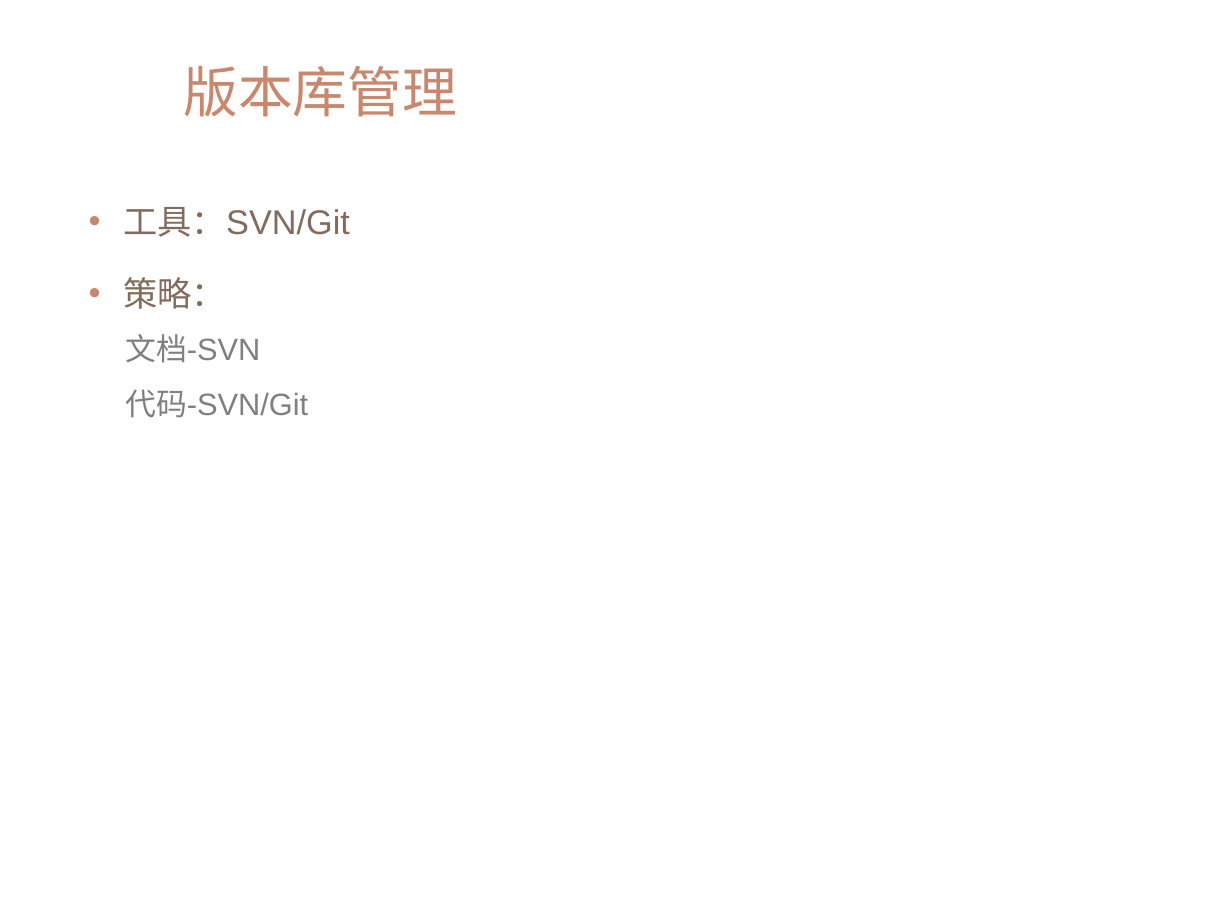
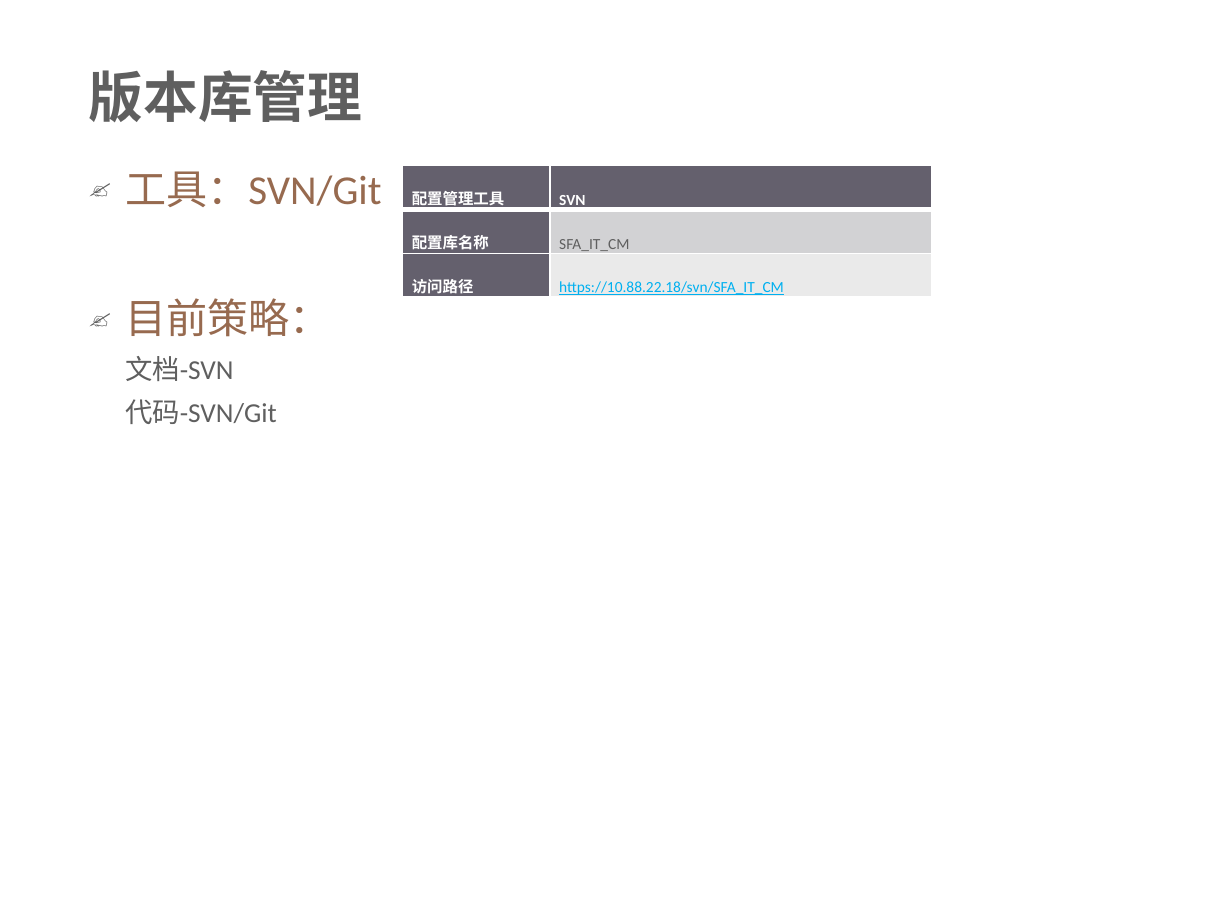
Before and after one commit to xianmomo/demo, a slide deck: slide 6 of 新员工入职指引/配置管理规范及要求.pptx (slide 5 before the commit). Drawn at 1232x924 pixels with LibreOffice and Linux fonts; fonts in the diff are those of the drawing; background and template pictures are left out. Boxes give left, top, right and bottom in pixels: in the first picture for what was removed or moved away, otherwise in the second. Text is boxed around its words. In the diff, an @@ line names an element or a change of style, - is before the commit and + after.

```diff
--- a/新员工入职指引/配置管理规范及要求.pptx
+++ b/新员工入职指引/配置管理规范及要求.pptx
@@ rectangle added at (x1=0, y1=0, x2=669, y2=924), fill #FFFFFF at 92% opacity @@
@@ title "版本库管理" moved from (x1=183, y1=66, x2=457, y2=117) to (x1=89, y1=70, x2=363, y2=122) @@
@@ title "版本库管理" at (x1=89, y1=70, x2=363, y2=122): font Arial to Roboto, text colour #C8886E to #5F5F5F, bold on; line spacing 1 to 0.9; vertical alignment middle to bottom @@
@@ text "工具：SVN/Git" moved from (x1=123, y1=207, x2=350, y2=418) to (x1=125, y1=171, x2=381, y2=424) @@
@@ text at (x1=125, y1=171, x2=381, y2=424): size 20 to 24 pt, text colour #816C5D to #976A4F in "工具：SVN/Git"; font Arial to Calibri in "工具：SVN/Git", "文档-SVN", "代码-SVN/Git"; size 18 to 16 pt, text colour #808080 to #5F5F5F in "文档-SVN", "代码-SVN/Git"; bullet • to ✍; line spacing 1 to 0.9; less space between paragraphs; bullet colour #C8886E to #5F5F5F; bullet none to   @@
@@ table added at (x1=403, y1=166, x2=933, y2=301), 3 rows, 2 columns @@
+配置管理工具 | SVN
+配置库名称 | SFA_IT_CM
+访问路径 | https://10.88.22.18/svn/SFA_IT_CM
@@ text at (x1=125, y1=298, x2=330, y2=337): text changed; size 20 to 24 pt; font Arial to Calibri; text colour #816C5D to #976A4F @@
-• 策略：
+✍ 目前策略：
```
Also in this commit, not shown: 10 other slides changed, 11 slides added, 3 slides removed.
